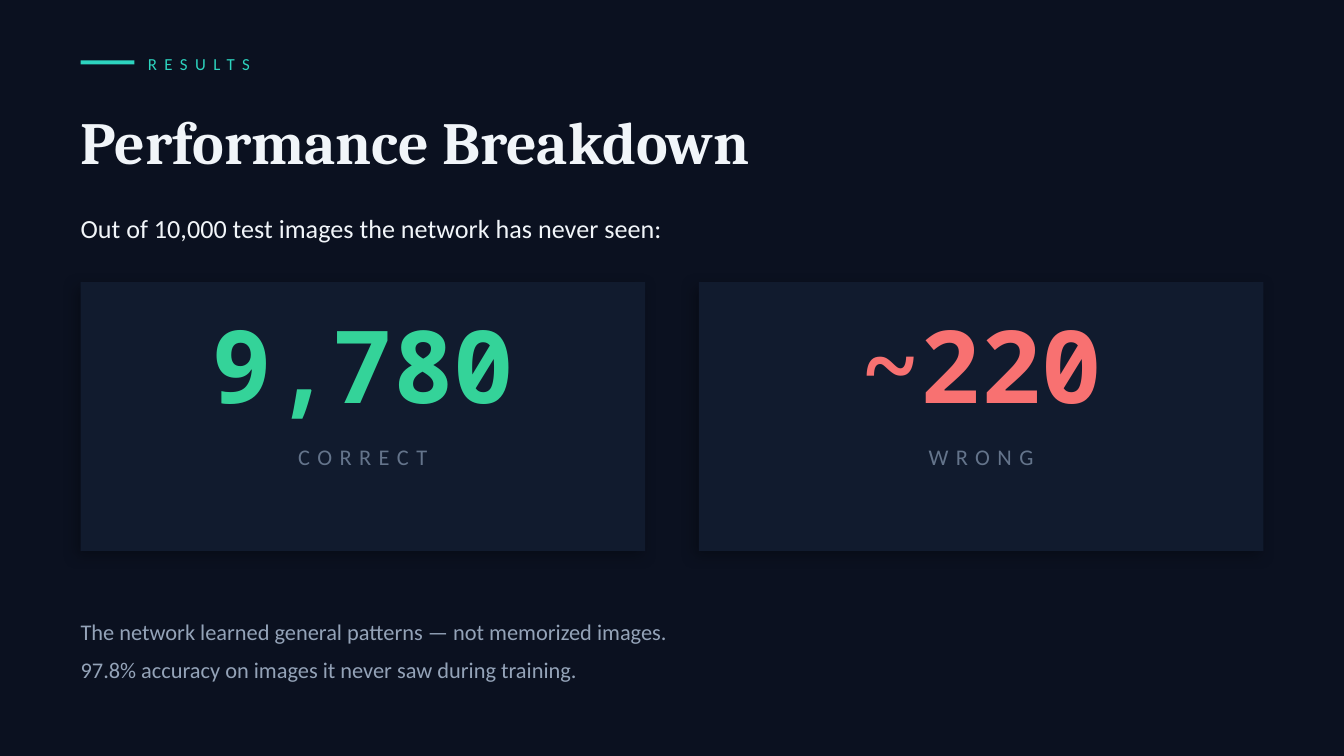
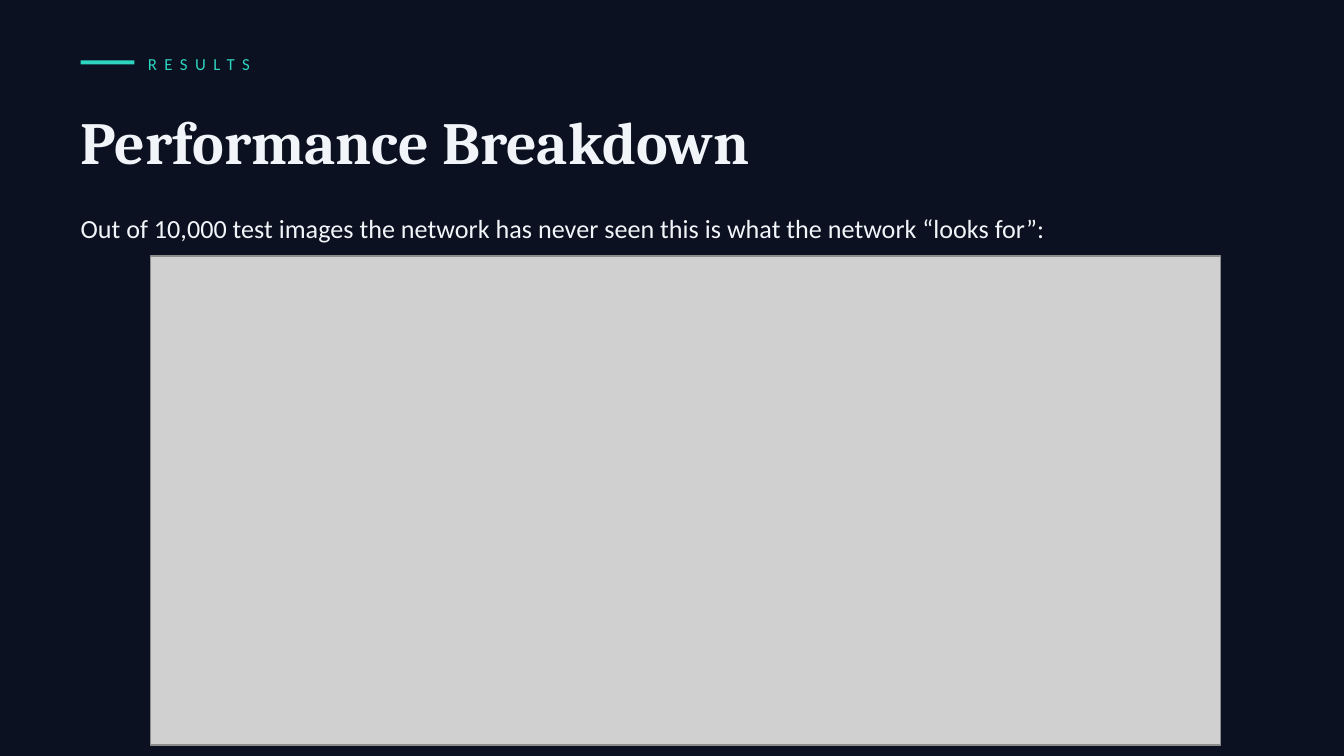
Before and after one commit to BerryThePancake/COSC-1310_Procedural_Programming, a slide deck: slide 12 of Project/Neural_Network_Presentation.pptx. Drawn at 1344x756 pixels with LibreOffice and Linux fonts; fonts in the diff are those of the drawing; grey boxes stand for pictures. Boxes give left, top, right and bottom in pixels: in the first picture for what was removed or moved away, otherwise in the second. Text is boxed around its words. In the diff, an @@ line names an element or a change of style, - is before the commit and + after.

```diff
--- a/Project/Neural_Network_Presentation.pptx
+++ b/Project/Neural_Network_Presentation.pptx
@@ text at (x1=81, y1=219, x2=1044, y2=243): text changed @@
-Out of 10,000 test images the network has never seen:
+Out of 10,000 test images the network has never seen this is what the network “looks for”:
@@ picture added at (x1=151, y1=257, x2=1220, y2=746) @@
@@ rectangle removed at (x1=81, y1=282, x2=645, y2=551) @@
@@ rectangle removed at (x1=699, y1=282, x2=1263, y2=551) @@
@@ text removed at (x1=212, y1=330, x2=514, y2=419) @@
-9,780
@@ text removed at (x1=860, y1=330, x2=1102, y2=404) @@
-~220
@@ text removed at (x1=298, y1=450, x2=427, y2=465) @@
-CORRECT
@@ text removed at (x1=929, y1=450, x2=1034, y2=465) @@
-WRONG
@@ text removed at (x1=81, y1=624, x2=667, y2=682) @@
-The network learned general patterns — not memorized images.
-97.8% accuracy on images it never saw during training.
```
Also in this commit, not shown: 2 other slides changed.
